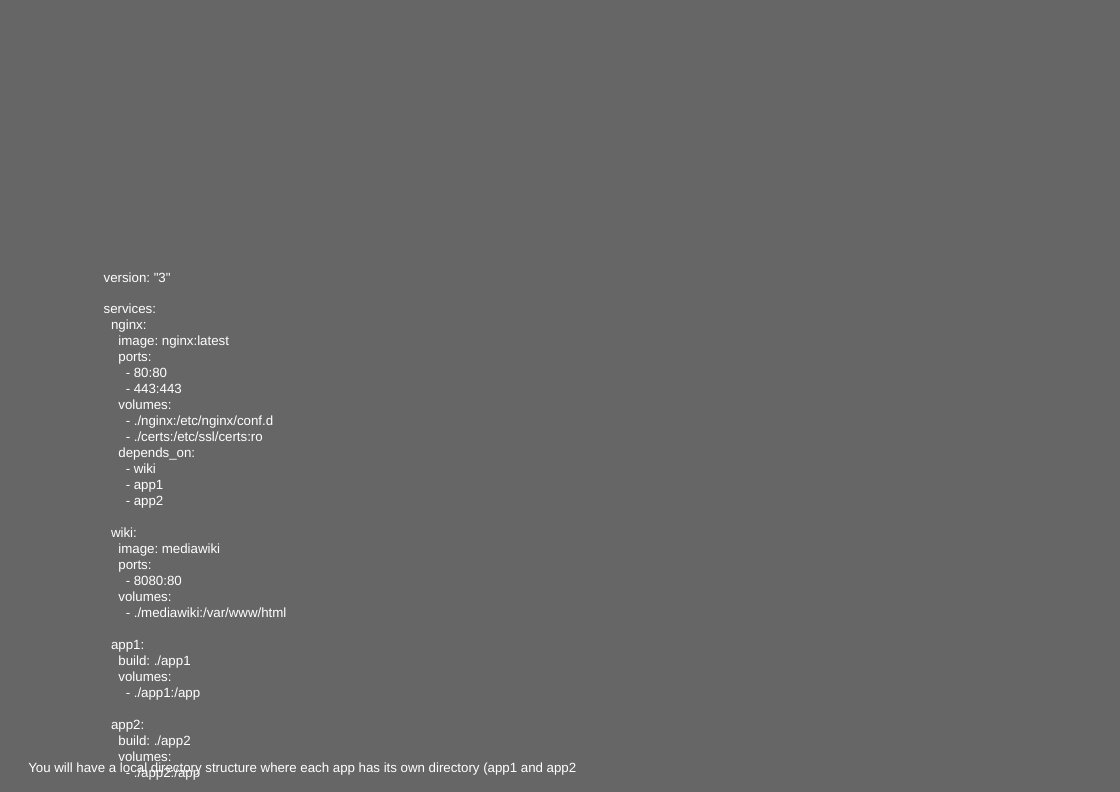
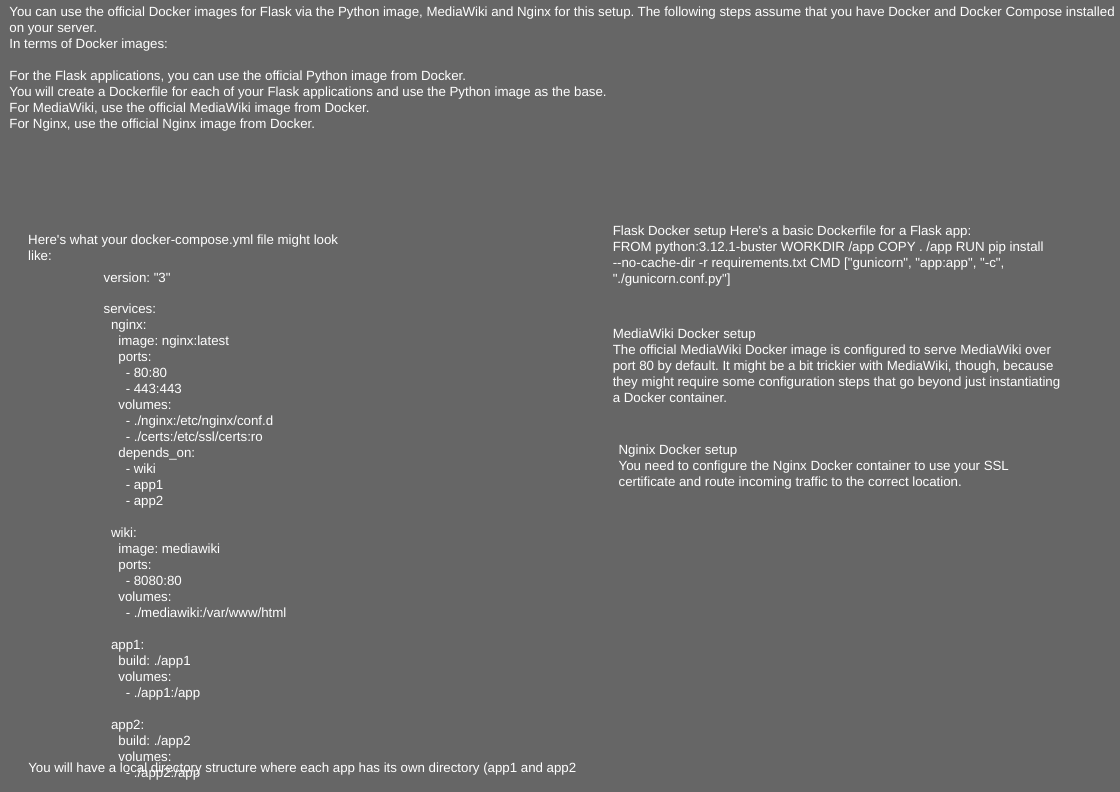
Before and after one commit to butayama/osteotomy_docker, a slide deck: slide 10 of docs/osteotomy_docker-notes.odp (slide 8 before the commit). Drawn at 1120x792 pixels with LibreOffice and Linux fonts; fonts in the diff are those of the drawing. Boxes give left, top, right and bottom in pixels: in the first picture for what was removed or moved away, otherwise in the second. Text is boxed around its words. In the diff, an @@ line names an element or a change of style, - is before the commit and + after.

Commit message:
Add deployment diagram and CSR file
Added a PlantUML diagram for osteotomy tool deployment process to the documentation and included a new certificate signing request (CSR) file. These updates enhance the project’s documentation and security configuration.

```diff
--- a/docs/osteotomy_docker-notes.odp
+++ b/docs/osteotomy_docker-notes.odp
@@ text added at [9, 6, 1115, 131], 10 pt, text #FFFFFF @@
+You can use the official Docker images for Flask via the Python image, MediaWiki and Nginx for this setup. The following steps assume that you have Docker and Docker Compose installed on your server.
+In terms of Docker images:
+For the Flask applications, you can use the official Python image from Docker.
+You will create a Dockerfile for each of your Flask applications and use the Python image as the base.
+For MediaWiki, use the official MediaWiki image from Docker.
+For Nginx, use the official Nginx image from Docker.
@@ text added at [28, 234, 338, 260], 10 pt, text #FFFFFF @@
+Here's what your docker-compose.yml file might look like:
@@ text added at [613, 225, 1044, 286], 10 pt, text #FFFFFF @@
+Flask Docker setup Here's a basic Dockerfile for a Flask app:
+FROM python:3.12.1-buster WORKDIR /app COPY . /app RUN pip install --no-cache-dir -r requirements.txt CMD ["gunicorn", "app:app", "-c", "./gunicorn.conf.py"]
@@ text added at [613, 328, 1060, 402], 10 pt, text #FFFFFF @@
+MediaWiki Docker setup
+The official MediaWiki Docker image is configured to serve MediaWiki over port 80 by default. It might be a bit trickier with MediaWiki, though, because they might require some configuration steps that go beyond just instantiating a Docker container.
@@ text added at [619, 444, 1009, 489], 10 pt, text #FFFFFF @@
+Nginix Docker setup
+You need to configure the Nginx Docker container to use your SSL certificate and route incoming traffic to the correct location.
```
Also in this commit, not shown: 1 other slide changed, 2 slides added, 2 other files.
